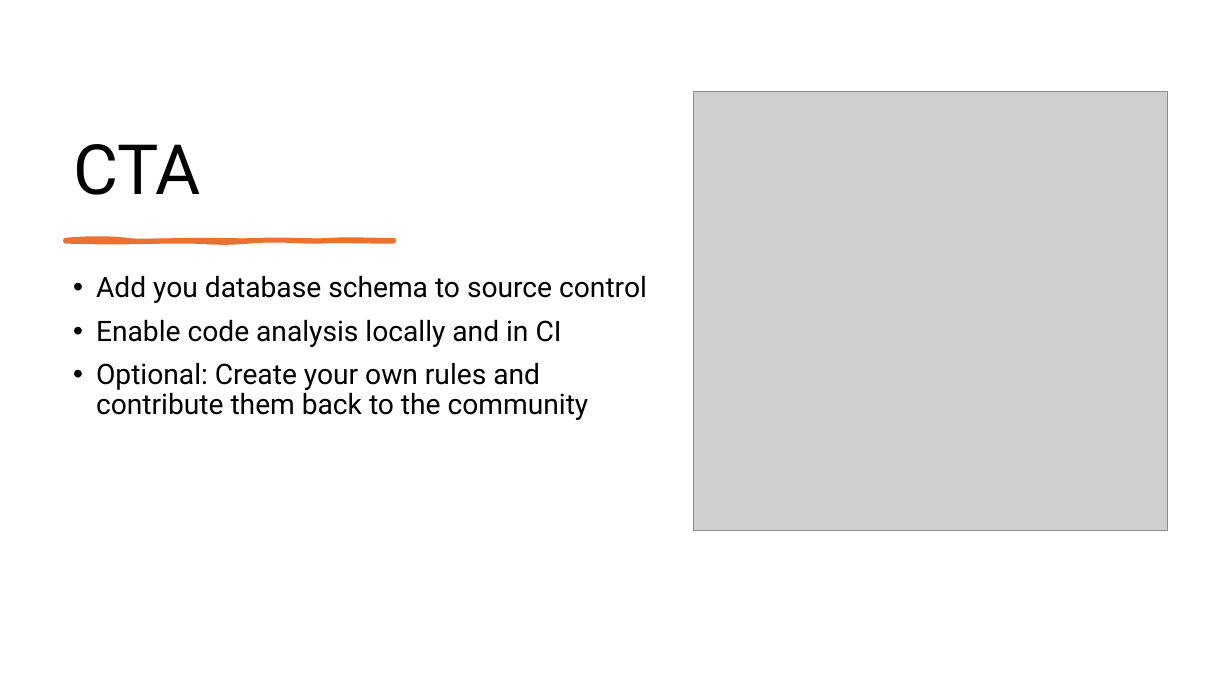
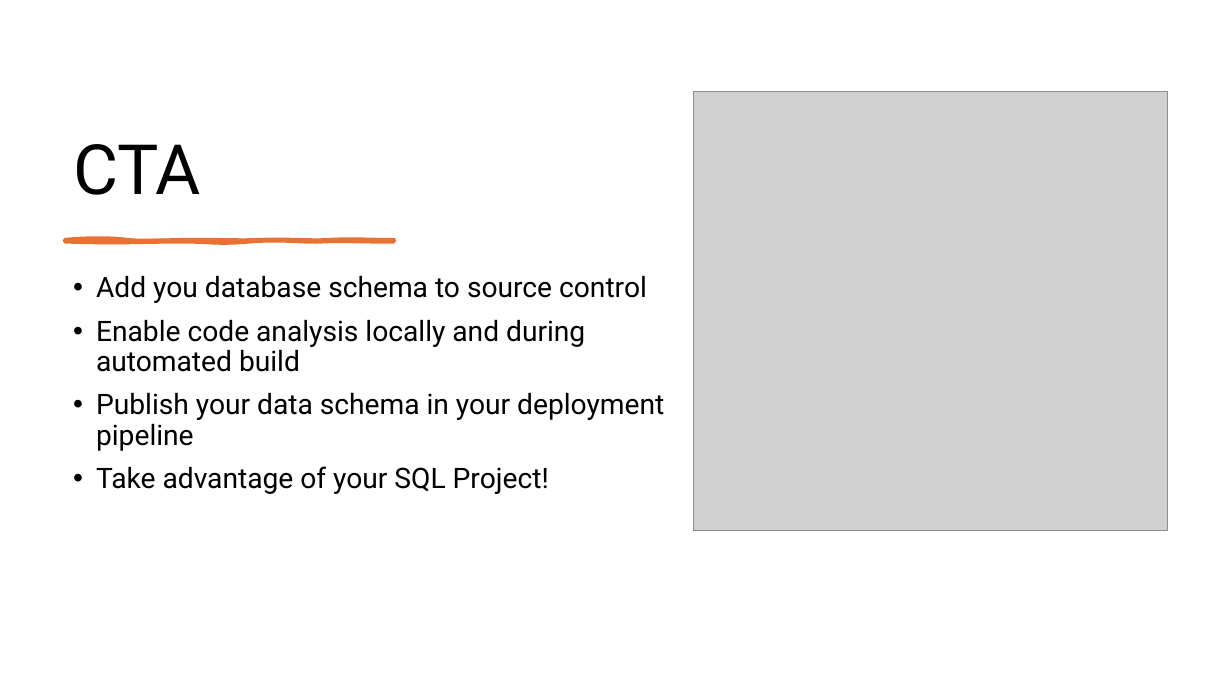
Before and after one commit to ErikEJ/AspireEndToEnd, a slide deck: slide 5 of dotnet-Data-dev.pptx. Drawn at 1232x693 pixels with LibreOffice and Linux fonts; fonts in the diff are those of the drawing; grey boxes stand for pictures. Boxes give left, top, right and bottom in pixels: in the first picture for what was removed or moved away, otherwise in the second. Text is boxed around its words. In the diff, an @@ line names an element or a change of style, - is before the commit and + after.

Commit message:
Update script and slides

```diff
--- a/dotnet-Data-dev.pptx
+++ b/dotnet-Data-dev.pptx
@@ text at [96,319,664,494]: text changed @@
-• Enable code analysis locally and in CI
-• Optional: Create your own rules and contribute them back to the community
+• Enable code analysis locally and during automated build
+• Publish your data schema in your deployment pipeline
+• Take advantage of your SQL Project!
```
Also in this commit, not shown: 1 other file.
